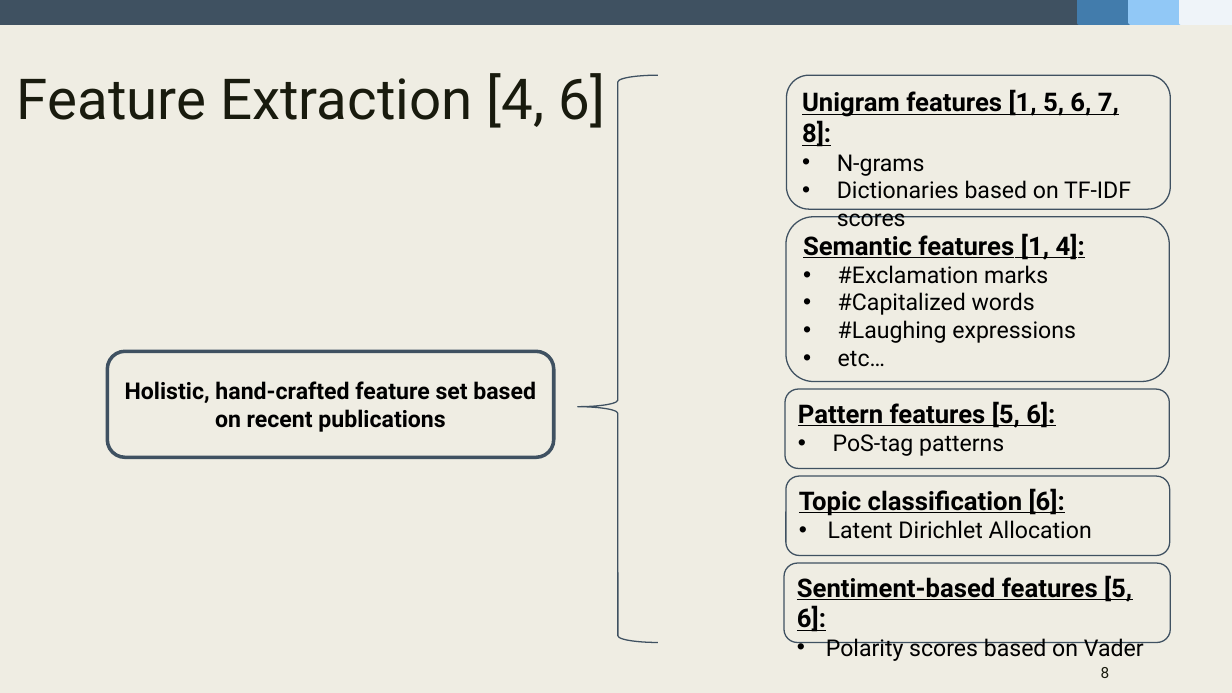
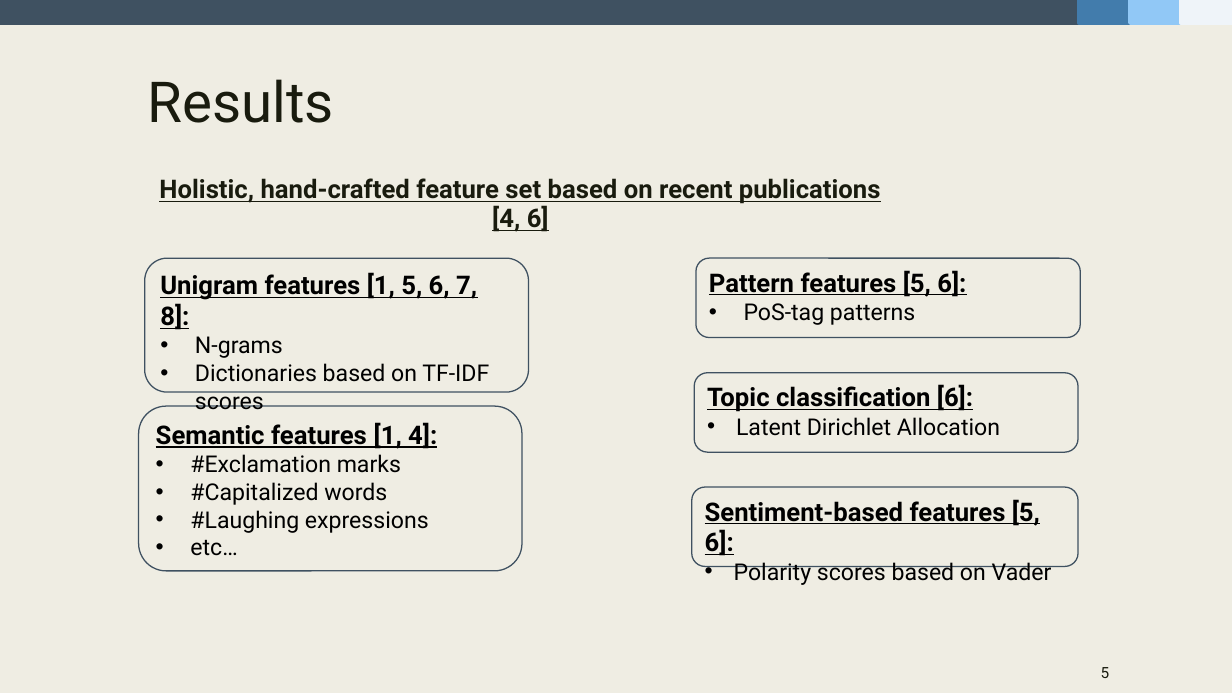
Before and after one commit to fidsusj/HateSpeechDetection, a slide deck: slide 5 of docs/presentation/presentation-slides.pptx (slide 8 before the commit). Drawn at 1232x693 pixels with LibreOffice and Linux fonts; fonts in the diff are those of the drawing. Boxes give left, top, right and bottom in pixels: in the first picture for what was removed or moved away, otherwise in the second. Text is boxed around its words. In the diff, an @@ line names an element or a change of style, - is before the commit and + after.

```diff
--- a/docs/presentation/presentation-slides.pptx
+++ b/docs/presentation/presentation-slides.pptx
@@ title removed at <box>17,73,605,128</box> @@
-Feature Extraction [4, 6]
@@ text added at <box>148,79,334,123</box>, 44 pt, text #191B0E @@
+Results
@@ left brace removed at <box>578,75,658,642</box> @@
@@ text "Holistic, hand-crafted feature set based ...": place and size @@
-text "Holistic, hand-crafted feature set based ..." at <box>107,351,554,457</box>
+text "Holistic, hand-crafted feature set based ..." at <box>159,178,881,232</box>
@@ text "Holistic, hand-crafted feature set based ..." at <box>159,178,881,232</box>: vertical alignment middle to top; outline #3F5161 2.75 pt to none @@
@@ text at <box>159,178,881,232</box>: text changed; size 18 to 20 pt; text colour #000000 to #191B0E @@
-Holistic, hand-crafted feature set based on recent publications
+Holistic, hand-crafted feature set based on recent publications [4, 6]
@@ rounded rectangle "Unigram features [1, 5, 6, ...": place and size @@
-rounded rectangle "Unigram features [1, 5, 6, ..." at <box>787,75,1170,209</box>
+rounded rectangle "Unigram features [1, 5, 6, ..." at <box>145,258,529,392</box>
@@ rounded rectangle "Pattern features [5, 6]:": place and size @@
-rounded rectangle "Pattern features [5, 6]:" at <box>786,389,1170,469</box>
+rounded rectangle "Pattern features [5, 6]:" at <box>696,258,1080,337</box>
@@ rounded rectangle "Topic classification [6]:": place and size @@
-rounded rectangle "Topic classification [6]:" at <box>787,476,1170,555</box>
+rounded rectangle "Topic classification [6]:" at <box>694,372,1078,452</box>
@@ rounded rectangle "Semantic features [1, 4]:": place and size @@
-rounded rectangle "Semantic features [1, 4]:" at <box>787,217,1170,382</box>
+rounded rectangle "Semantic features [1, 4]:" at <box>139,407,522,571</box>
@@ rounded rectangle "Sentiment-based features [5, 6]:": place and size @@
-rounded rectangle "Sentiment-based features [5, 6]:" at <box>784,563,1170,642</box>
+rounded rectangle "Sentiment-based features [5, 6]:" at <box>692,487,1079,567</box>
@@ page number at <box>1101,667,1110,678</box>: text changed @@
-8
+5
```
Also in this commit, not shown: 3 other slides changed, 4 slides removed.
